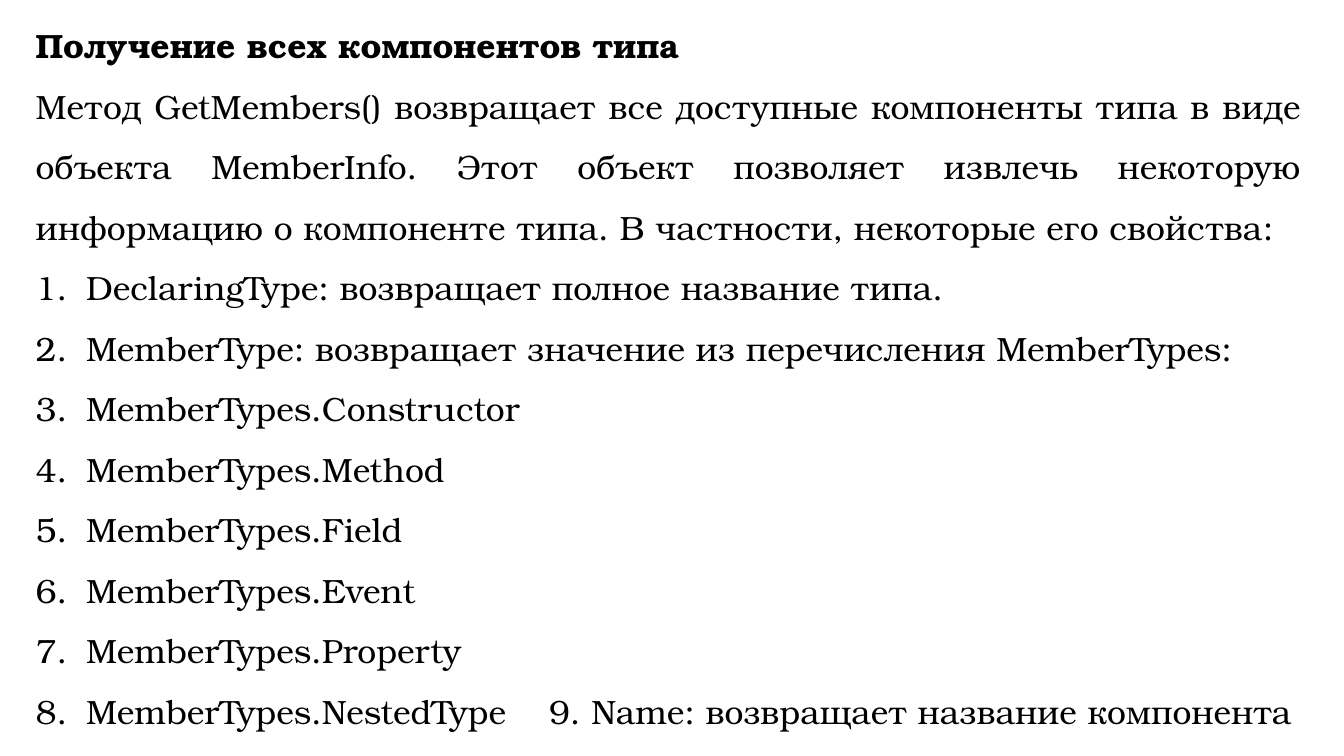
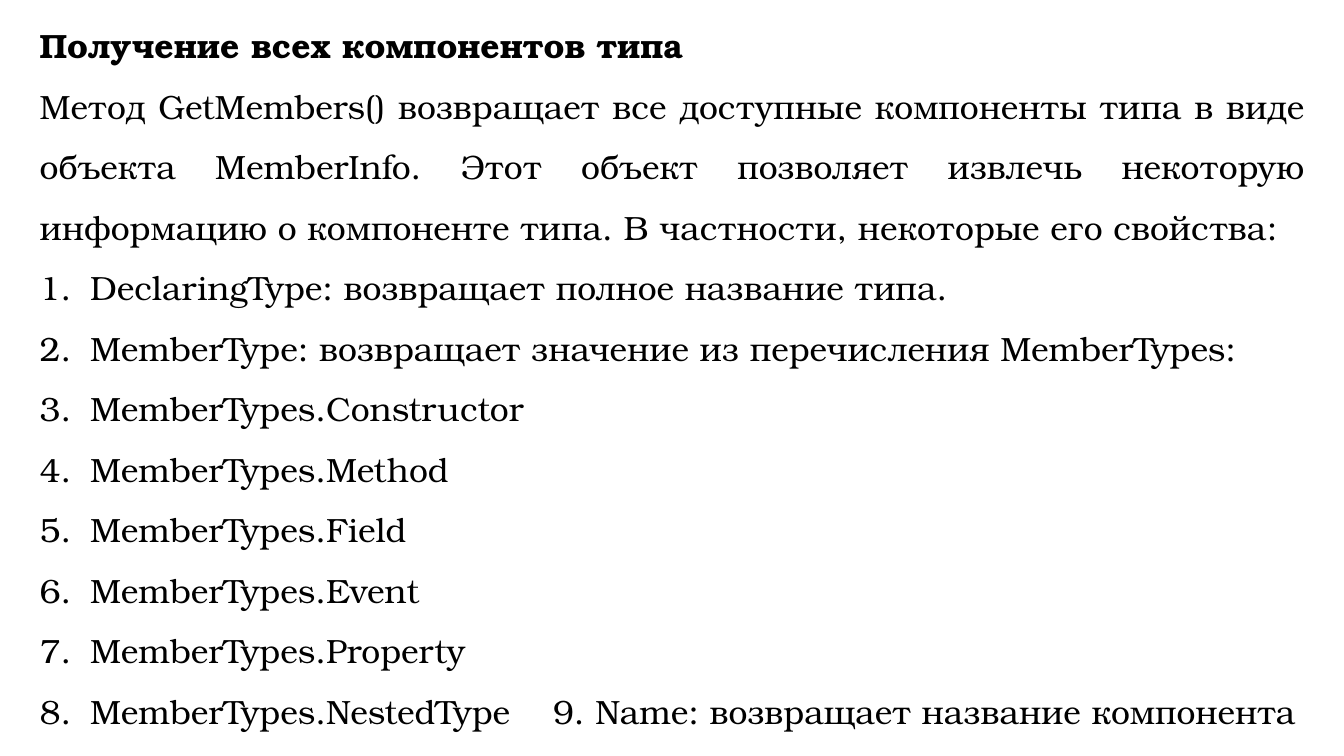
Before and after one commit to DaniilKlyukin/OOP-4, a slide deck: slide 6 of Лекции/ООП 1 лек 1.pptx. Drawn at 1344x756 pixels with LibreOffice and Linux fonts; fonts in the diff are those of the drawing. Boxes give left, top, right and bottom in pixels: in the first picture for what was removed or moved away, otherwise in the second. Text is boxed around its words. In the diff, an @@ line names an element or a change of style, - is before the commit and + after.

```diff
--- a/Лекции/ООП 1 лек 1.pptx
+++ b/Лекции/ООП 1 лек 1.pptx
@@ text "Получение всех компонентов типа": place and size @@
-text "Получение всех компонентов типа" at box(36, 35, 1301, 732)
+text "Получение всех компонентов типа" at box(40, 35, 1305, 732)
```
Also in this commit, not shown: 25 other slides changed, 1 other file.
